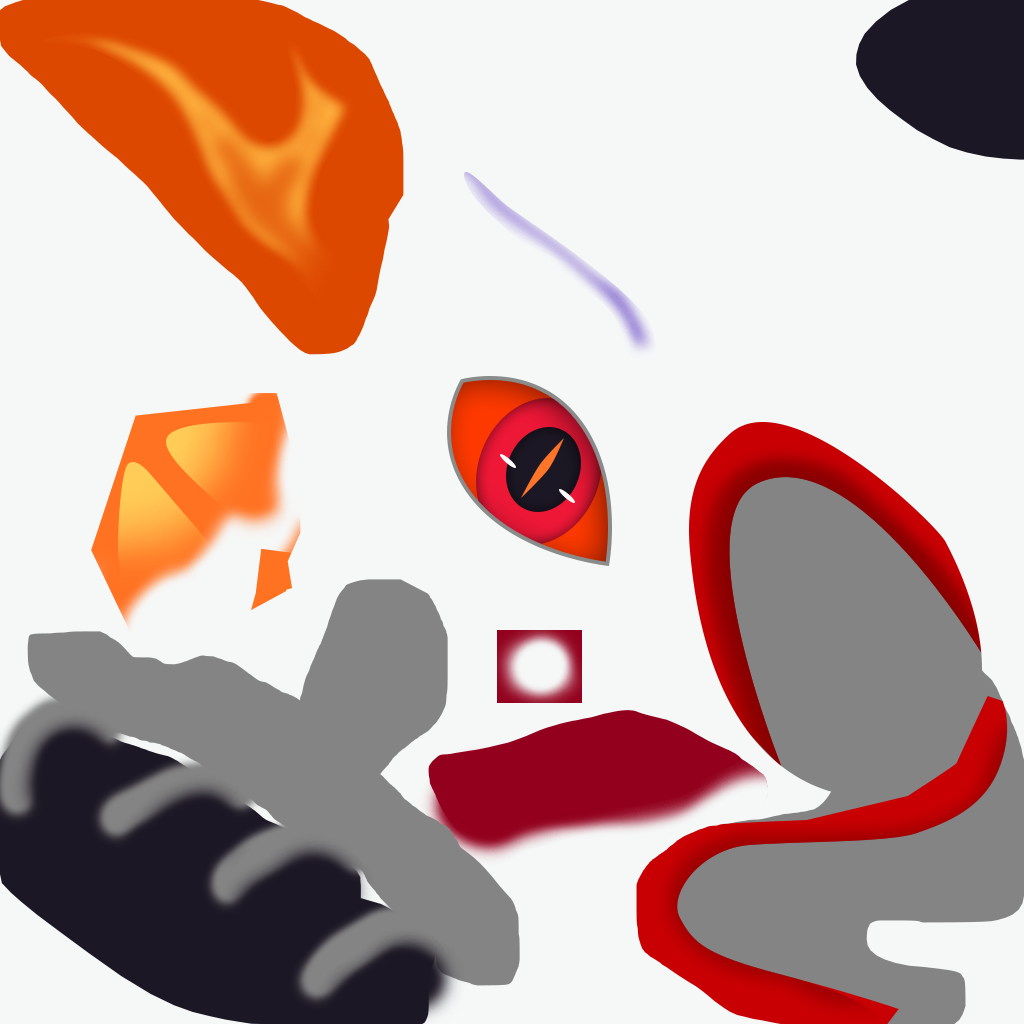
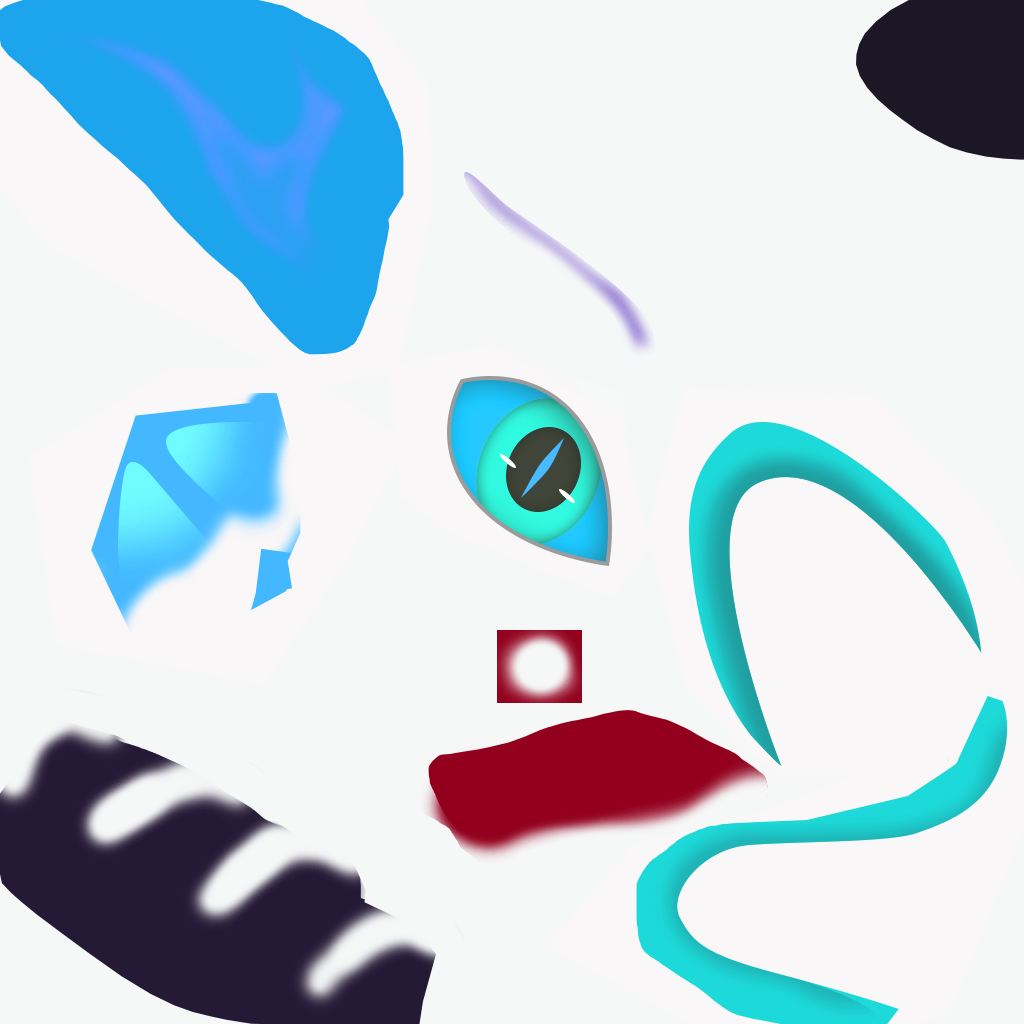
The second 1024x1024 image is a revision of the first. Changes to its layers:
added layer "Layer 15" above "Layer 12" over [0, 680, 480, 1016]
painted on "Layer 12" over [0, 688, 469, 1024]
painted on "Layer 10" over [27, 579, 520, 986]
painted on "Ellipse 3 copy" over [559, 491, 565, 498]
painted on "Layer 7" over [636, 649, 1024, 1024]
painted on "Shape 4" over [166, 422, 278, 517]
painted on "Shape 3" over [118, 462, 229, 605]
painted on "Shape 1" over [689, 422, 982, 796]
